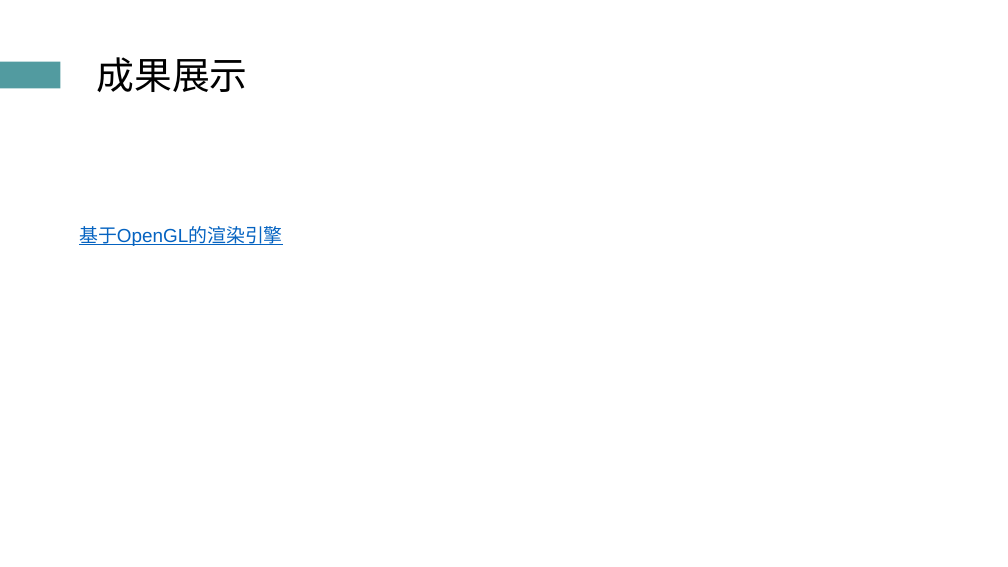
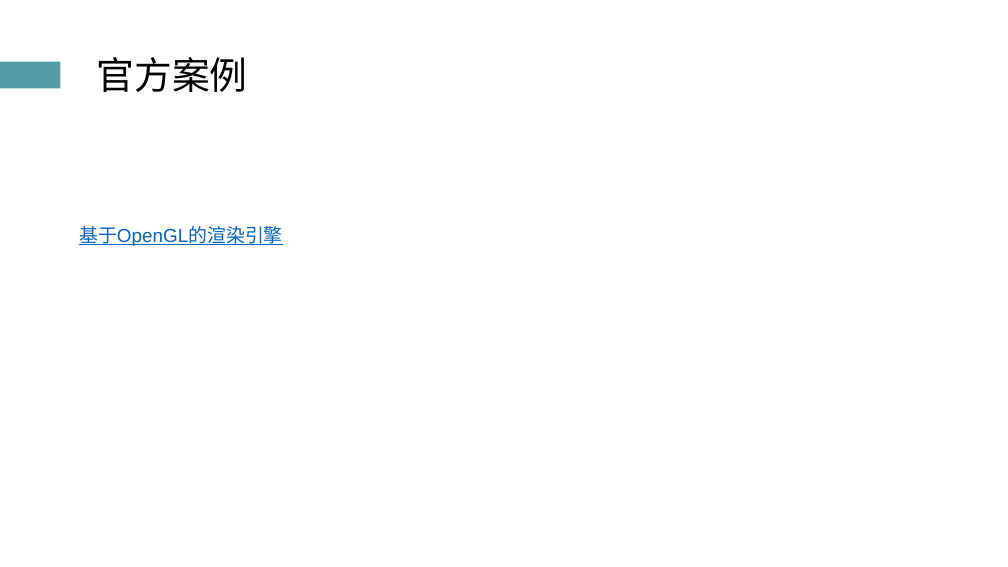
Before and after one commit to atom-chen/Main, a slide deck: slide 31 of OpenGL/答辩PPT.pptx. Drawn at 1008x567 pixels with LibreOffice and Linux fonts; fonts in the diff are those of the drawing. Boxes give left, top, right and bottom in pixels: in the first picture for what was removed or moved away, otherwise in the second. Text is boxed around its words. In the diff, an @@ line names an element or a change of style, - is before the commit and + after.

```diff
--- a/OpenGL/答辩PPT.pptx
+++ b/OpenGL/答辩PPT.pptx
@@ text at (96,57,247,92): text changed @@
-成果展示
+官方案例
```
Also in this commit, not shown: 1 other slide changed, 4 other files.
